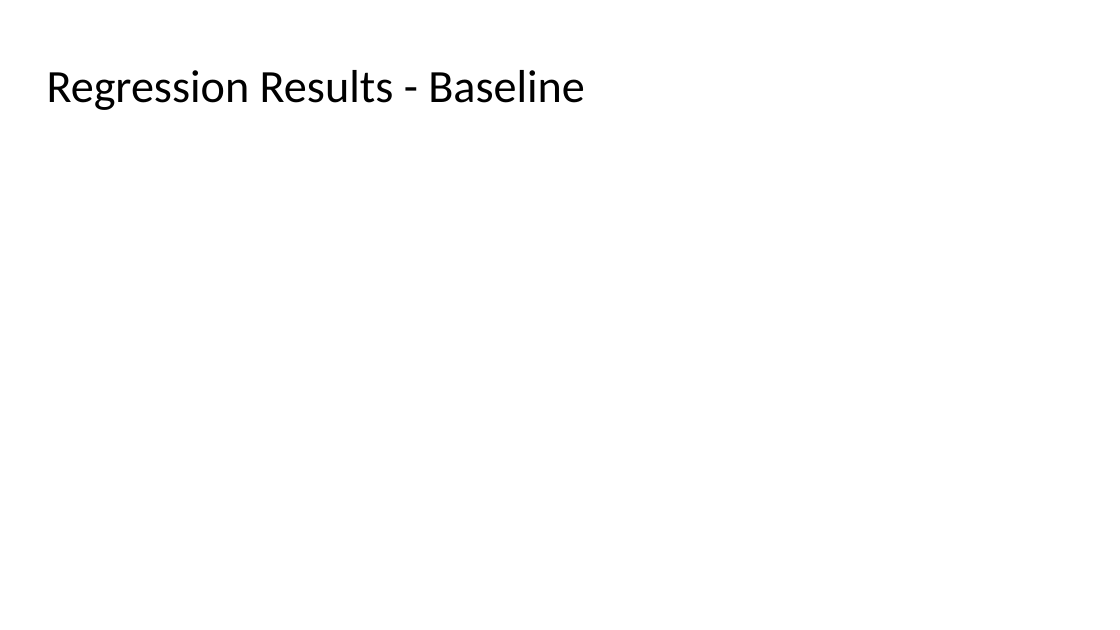
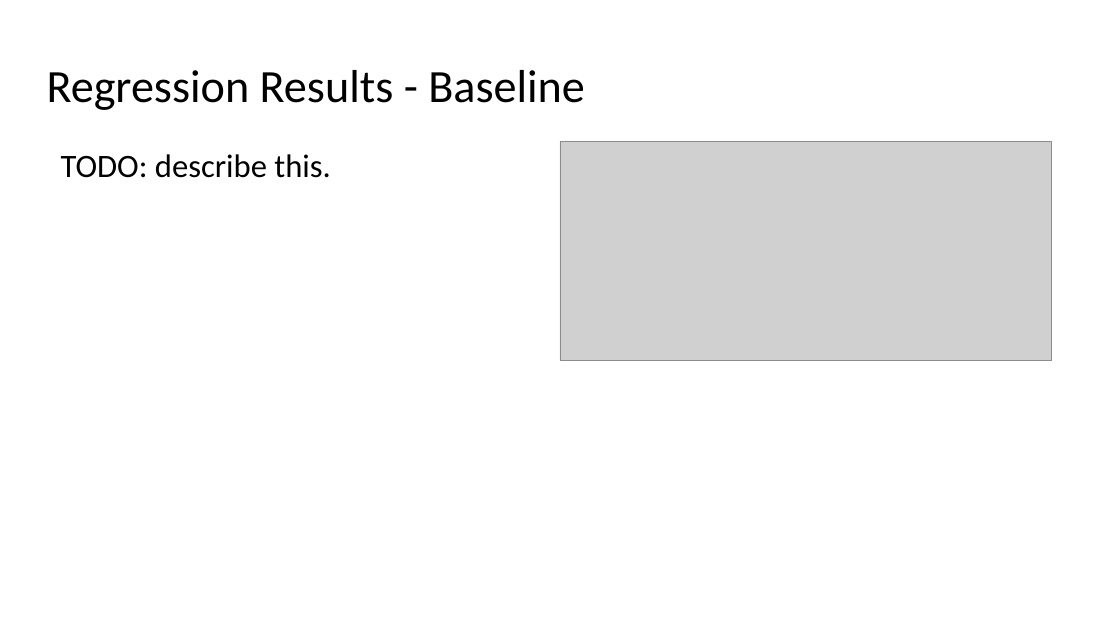
Before and after one commit to ranton256/used_car_sale_price_analysis, a slide deck: slide 23 of DSCI521_rna63_final_project_pres.pptx. Drawn at 1120x630 pixels with LibreOffice and Linux fonts; fonts in the diff are those of the drawing; grey boxes stand for pictures; background and template pictures are left out. Boxes give left, top, right and bottom in pixels: in the first picture for what was removed or moved away, otherwise in the second. Text is boxed around its words. In the diff, an @@ line names an element or a change of style, - is before the commit and + after.

```diff
--- a/DSCI521_rna63_final_project_pres.pptx
+++ b/DSCI521_rna63_final_project_pres.pptx
@@ picture added at box(560, 141, 1052, 360) @@
@@ text added at box(61, 154, 331, 178), 28 pt, text #000000 @@
+TODO: describe this.
```
Also in this commit, not shown: 3 other slides changed, 4 other files.
